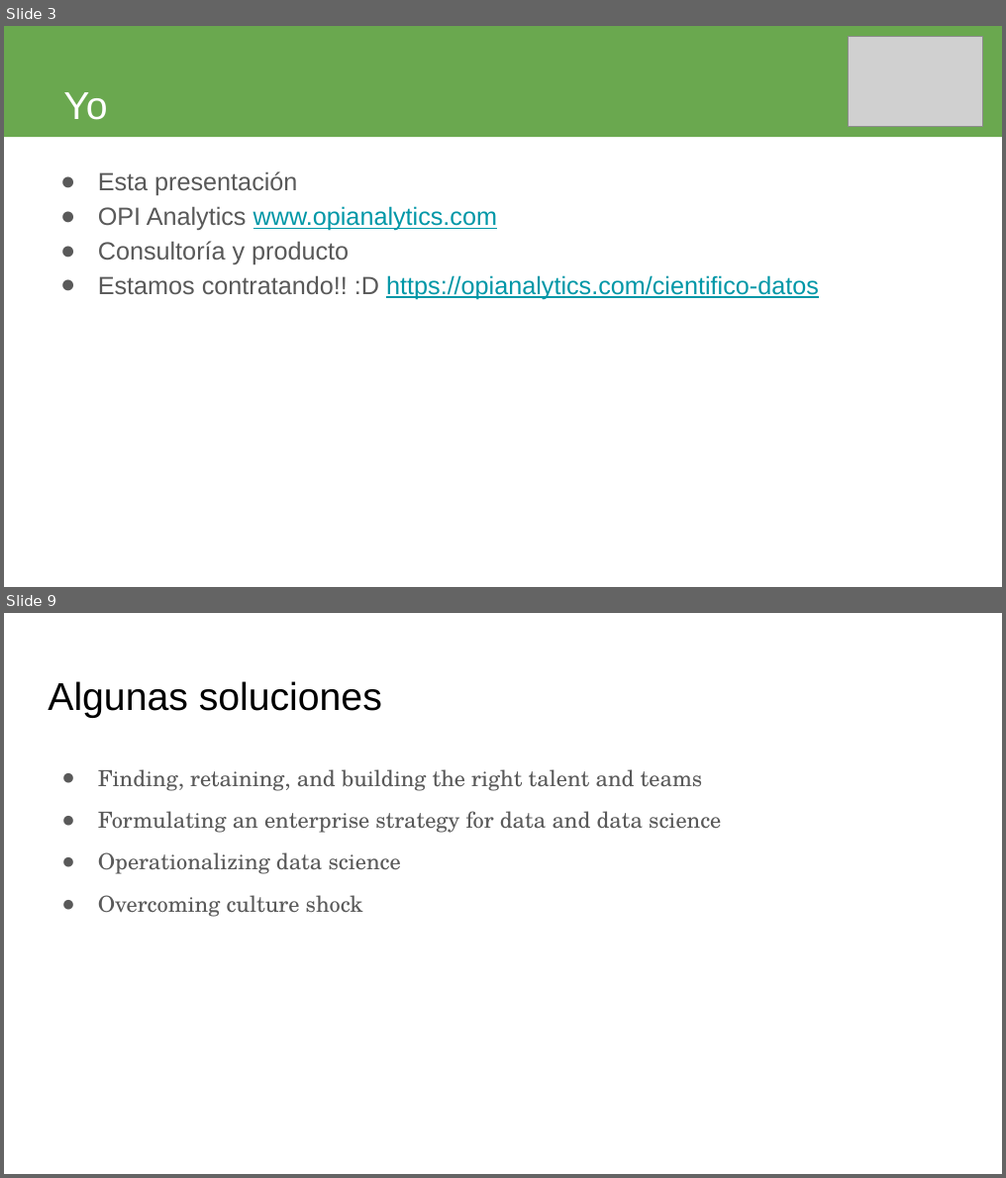
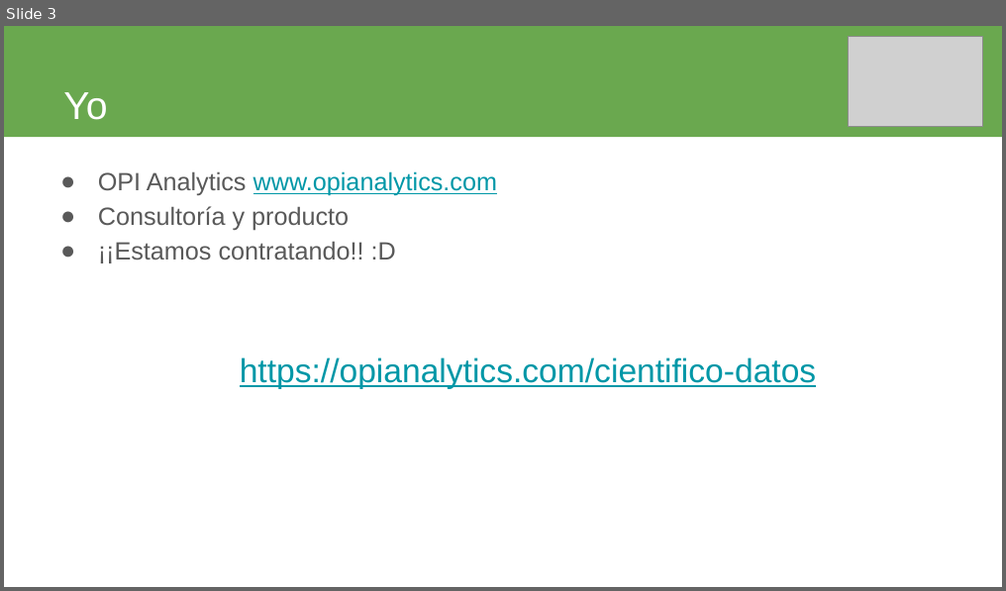
Before and after one commit to jbarbosat/mis-desmadres, a slide deck: presentaciones/wids-2019/presentacion.odp. Shown one above the other, each under a label of ours: slides 3 and 9 before the commit, slide 3 after it; the slides between them are not shown. The pictures are 1006x1178 and 1006x591 pixels, drawn with LibreOffice and Linux fonts; fonts in the diff are those of the drawing; grey boxes stand for pictures. Boxes give left, top, right and bottom in pixels: in the first picture for what was removed or moved away, otherwise in the second. Text is boxed around its words. In the diff, an @@ line names an element or a change of style, - is before the commit and + after.

```diff
--- a/presentaciones/wids-2019/presentacion.odp
+++ b/presentaciones/wids-2019/presentacion.odp
@@ slide 9 removed at (4, 613, 1002, 1174), background #FFFFFF @@
@@ title removed at (48, 681, 382, 718) @@
-Algunas soluciones
@@ text removed at (98, 769, 721, 917) @@
-● Finding, retaining, and building the right talent and teams
-● Formulating an enterprise strategy for data and data science
-● Operationalizing data science
-● Overcoming culture shock
@@ slide 3 changed as well @@
@@ text at (98, 172, 297, 195): paragraph removed @@
-● Esta presentación
@@ text at (98, 241, 816, 389): text changed; size 18 to 24 pt @@
-● Estamos contratando!! :D https://opianalytics.com/cientifico-datos
+● ¡¡Estamos contratando!! :D
+https://opianalytics.com/cientifico-datos
```
Also in this commit, not shown: 8 other slides changed, 8 slides added, 2 other slides removed.
